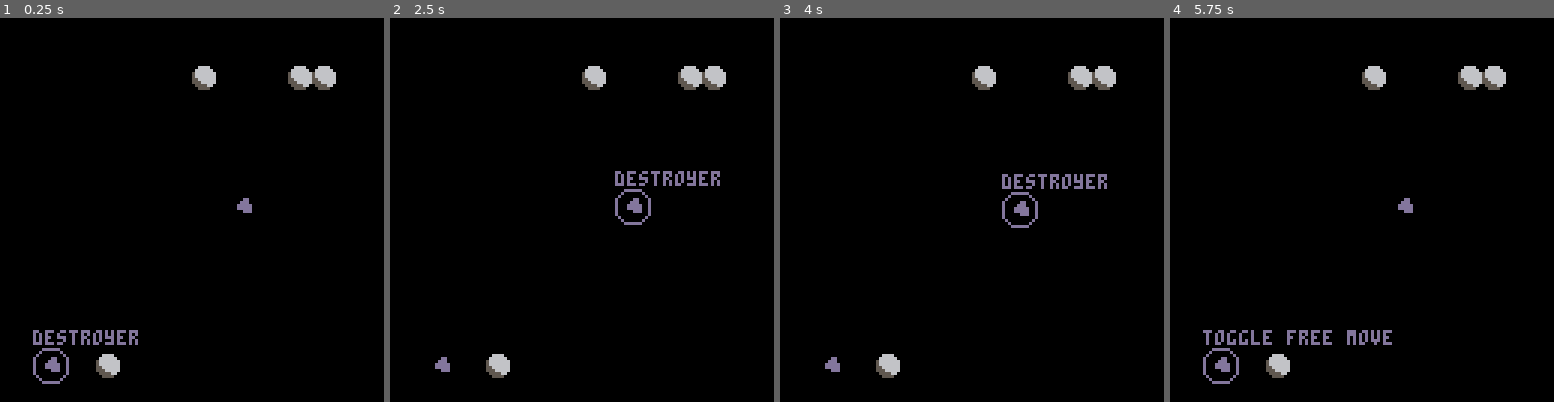
Above: before the commit, frames 1-4 (left to right).
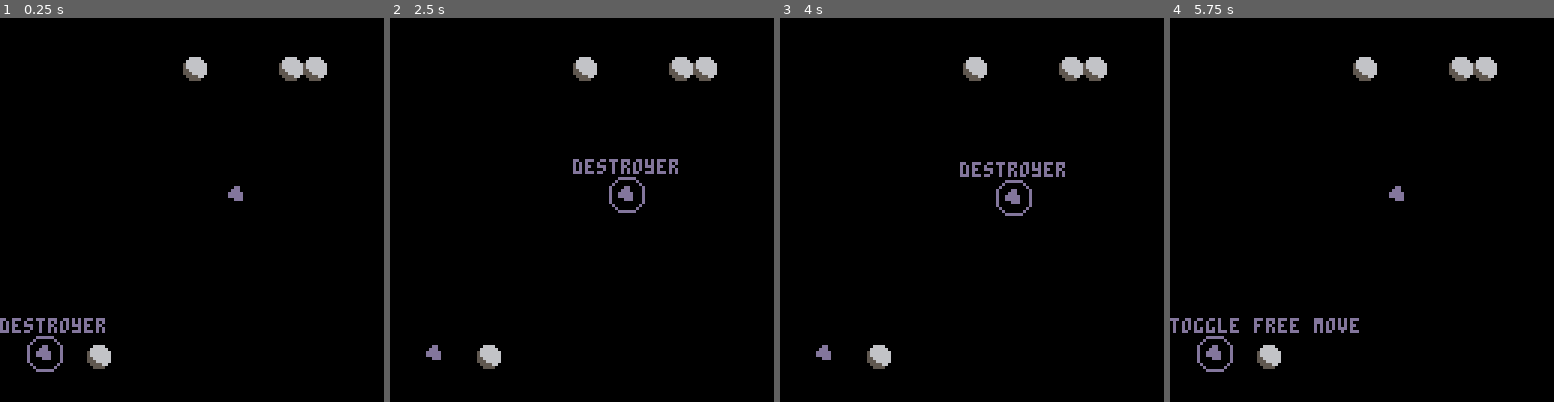
Above: after the commit, the same moments.

Repository: ironchestgames/pico-8-carts
Game: PICO-8 cartridge spacewar.p8
Same seed, same stepped clock (60 frames per second), same inputs: the game is played once before the commit and once after it.
Inputs:
- Up to frame 1 (0.25 s): no input
- Up to frame 2 (2.5 s): tap X (X key) at 0.33, 1.07, 1.85 s; tap O (Z key) at 0.7, 1.7, 2.1 s; hold Right 1.6-2.1 s; hold Up 2.15-2.42 s; hold Right from 2.47 s (still down)
- Up to frame 3 (4 s): tap O (Z key) every 0.4 s from 2.5 to 3.7 s; tap X (X key) at 2.97 s; release Right at 3.03 s; hold Left 3.08-3.58 s; hold Down 3.63-3.97 s
- Up to frame 4 (5.75 s): hold Right 4.02-4.68 s; tap X (X key) at 4.08, 5.2 s; tap O (Z key) every 0.4 s from 4.1 to 5.7 s; hold Up 4.73-5.03 s; hold Left 5.08-5.68 s; hold Down from 5.73 s (still down)

The runs differ from the first frame. In frame 1, 3.3% of the frame differs, in the area x 0-88%, y 10-96%; in frame 2, 3.3%; in frame 3, 3.3%; in frame 4, 3.8%.

Commit message:
spacewar - wip

Diff:
--- a/spacewar.p8
+++ b/spacewar.p8
@@ -83,68 +83,132 @@
  _p.isplanet=true
 end
 
+
+function getitems1(_pl)
+ _pl.sel2=nil
+ local _items={}
+
+ -- add player ships
+ for _ship in all(_pl.ships) do
+  _ship.text=nil
+  _ship.action=function()
+   _pl.curlevel=2
+  end
+ end
+ _items=clone(_pl.ships)
+
+ -- add player planets
+ for _planet in all(planets) do
+  if _planet.owner == _pl.owner then
+   _planet.text='build'
+   _planet.action=function()
+    _pl.curlevel=2
+   end
+   add(_items,_planet)
+  end
+ end
+
+ if not _pl.sel1 then
+  _pl.sel1=_items[1]
+ end
+
+ return _items
+end
+
+local shiptypeoffsets={
+ {x=-11,y=-11},
+ {x=11,y=-11},
+ {x=-11,y=11},
+ {x=11,y=11},
+}
+
+function getitems2(_pl)
+ local _items={}
+
+ -- add shiptypes
+ if _pl.sel1.isplanet then
+  local _planet=_pl.sel1
+  for _i=1,#_pl.shiptypes do
+   local _shiptype=_pl.shiptypes[_i]
+   local _offset=shiptypeoffsets[_i]
+   add(_items,{ -- todo: creating table here -> not same ref in perfsel same-check then
+    x=_planet.x+_offset.x,
+    y=_planet.y+_offset.y,
+    sprite=_shiptype.sprite,
+    text=_shiptype.name,
+    action=function()
+     _planet.orders=_shiptype.name
+     _planet.duration=_shiptype.duration
+     _planet.c=0
+     _pl.curlevel=1
+    end,
+   })
+  end
+
+ else
+  -- add this ship for toggle free move
+  _pl.sel1.text='toggle free move'
+  add(_items,_pl.sel1)
+
+  -- add free/enemy planets
+  for _planet in all(planets) do
+   _planet.text=nil
+   if _planet.owner == _pl.owner then
+    _planet.text='go to'
+    _planet.action=function()
+     shipgoto(_pl.sel1,_planet)
+     _pl.sel1.orders=nil
+     _pl.curlevel=1
+    end
+   elseif not _planet.owner then
+    _planet.text='colonize'
+    _planet.action=function()
+     shipgoto(_pl.sel1,_planet)
+     _pl.sel1.orders='colonize'
+     _pl.curlevel=1
+    end
+   end
+   add(_items,_planet)
+  end
+
+  -- add enemy ships
+
+ end
+
+ if not _pl.sel2 then
+  _pl.sel2=_items[1]
+ end
+
+ return _items
+end
+
 players={
  [1]={
-  owner=13,
+  owner=1,
+  col=13,
+  shiptypes={
+   {
+    name='fighters',
+    sprite=0,
+    duration=320,
+   },
+   {
+    name='corvettes',
+    sprite=1,
+    duration=320,
+   },
+   {
+    name='destroyer',
+    sprite=2,
+    duration=320,
+   },
+  },
   ships={},
   curlevel=1,
   sel1=nil,
-  getitems1=function(_pl)
-   _pl.sel2=nil
-   local _items={}
-
-   -- add player ships
-   for _ship in all(_pl.ships) do
-    _ship.text=nil
-    _ship.action=function()
-     _pl.sel2=_ship
-     _pl.curlevel=2
-    end
-   end
-   _items=clone(_pl.ships)
-
-   -- add player planets
-   -- todo
-
-   return _items
-  end,
+  getitems1=getitems1,
   sel2=nil,
-  getitems2=function(_pl)
-   local _items={}
-   if _pl.sel1.isplanet then
-    -- todo: create build menu
-   else
-    -- add this ship for toggle free move
-    _pl.sel1.text='toggle free move'
-    add(_items,_pl.sel1)
-
-    -- add free/enemy planets
-    for _planet in all(planets) do
-     _planet.text=nil
-     if _planet.owner == _pl.owner then
-      _planet.text='go to'
-      _planet.action=function()
-       shipgoto(_pl.sel1,_planet)
-       _pl.sel1.orders=nil
-       _pl.curlevel=1
-      end
-     elseif not _planet.owner then
-      _planet.text='colonize'
-      _planet.action=function()
-       shipgoto(_pl.sel1,_planet)
-       _pl.sel1.orders='colonize'
-       _pl.curlevel=1
-      end
-     end
-     add(_items,_planet)
-    end
-
-    -- add enemy ships
-
-   end
-
-   return _items
-  end,
+  getitems2=getitems2,
  }
 }
 
@@ -177,11 +241,7 @@
 
    local _selkey='sel'.._player.curlevel
    local _items=_player['getitems'.._player.curlevel](_player)
-
-   -- set initial selection
-   if not _player[_selkey] then
-    _player[_selkey]=_items[1]
-   end
+   _player.items=_items
 
    if btnp(0,_btnpi) or btnp(1,_btnpi) or btnp(2,_btnpi) or btnp(3,_btnpi) then
     _player[_selkey]=perfselect(_player[_selkey],_items)
@@ -191,6 +251,16 @@
     _player.curlevel=mid(0,_player.curlevel-1,2)
    end
 
+  end
+ end
+
+ -- update planets
+ for _planet in all(planets) do
+  if _planet.duration then
+   _planet.c+=1
+   if _planet.c >= _planet.duration then
+    -- todo: add ship
+   end
   end
  end
 
@@ -222,19 +292,23 @@
 
  -- draw planets
  for _p in all(planets) do
-  spr(5,_p.x,_p.y)
+  local _x,_y=_p.x-3,_p.y-3
+  spr(5,_x,_y)
   if _p.owner then
-   local _y=_p.y+9
-   line(_p.x,_y,_p.x+7,_y,1)
-   pset(_p.x,_y,_p.owner)
+   local _y2=_y+9
+   line(_x,_y2,_x+7,_y2,1)
+   if _p.c then
+    line(_x,_y2,_x+(_p.c/_p.duration)*7,_y2,players[_p.owner].col)
+   end
+   pset(_x,_y2,players[_p.owner].col)
   end
  end
 
  -- draw ships
  for _player in all(players) do
   for _ship in all(_player.ships) do
-   pal(1,_ship.owner)
-   spr(2,_ship.x,_ship.y)
+   pal(1,players[_ship.owner].col)
+   spr(2,_ship.x-3,_ship.y-3)
   end
   pal(1,1)
  end
@@ -242,10 +316,19 @@
  -- draw selection
  for _player in all(players) do
   if _player.curlevel > 0 then
-   pal(1,_player.owner)
+   pal(1,_player.col)
+   for _item in all(_player.items) do
+    if _item.sprite then
+     spr(_item.sprite,_item.x-3,_item.y-3)
+    end
+   end
    local _cursel=_player['sel'.._player.curlevel]
-   sspr(40,8,12,12,_cursel.x-3,_cursel.y-1)
-   print(_cursel.text or _cursel.name or '',_cursel.x-3,_cursel.y-7,1)
+   if _cursel then
+    sspr(40,8,12,12,_cursel.x-5,_cursel.y-5)
+    local _str=_cursel.text or _cursel.name or ''
+    local _x=mid(0,_cursel.x-(#_str*2)+1,128-(#_str*4))
+    print(_str,_x,_cursel.y-11,1)
+   end
    pal(1,1)
   end
  end
@@ -253,12 +336,12 @@
 
 __gfx__
 00000000000010000000000000000000000000000066660000000000000000000000000000000000000000000000000000000000000000000000000000000000
-00010000000111000000000000000000000000000666666000000000000000000000000000000000000000000000000000000000000000000000000000000000
-00110000000011000001100000000000000000005666666600000000000000000000000000000000000000000000000000000000000000000000000000000000
-00000010000000000011100000000000000000005666666600000000000000000000000000000000000000000000000000000000000000000000000000000000
+00010000000111000001100000000000000000000666666000000000000000000000000000000000000000000000000000000000000000000000000000000000
+00110000000011000011100000000000000000005666666600000000000000000000000000000000000000000000000000000000000000000000000000000000
+00000010000000000111110000000000000000005666666600000000000000000000000000000000000000000000000000000000000000000000000000000000
 00000110000100000111110000000000000000005566666600000000000000000000000000000000000000000000000000000000000000000000000000000000
-00010000001110000111110000000000000000005556666600000000000000000000000000000000000000000000000000000000000000000000000000000000
-00110000000110000001110000000000000000000555566000000000000000000000000000000000000000000000000000000000000000000000000000000000
+00010000001110000001110000000000000000005556666600000000000000000000000000000000000000000000000000000000000000000000000000000000
+00110000000110000000000000000000000000000555566000000000000000000000000000000000000000000000000000000000000000000000000000000000
 00000000000000000000000000000000000000000055550000000000000000000000000000000000000000000000000000000000000000000000000000000000
 00000000000000000000000000000000000000000001111110000000000000000000000000000000000000000000000000000000000000000000000000000000
 00000000000000000000000000000000000000000010000001000000000000000000000000000000000000000000000000000000000000000000000000000000
